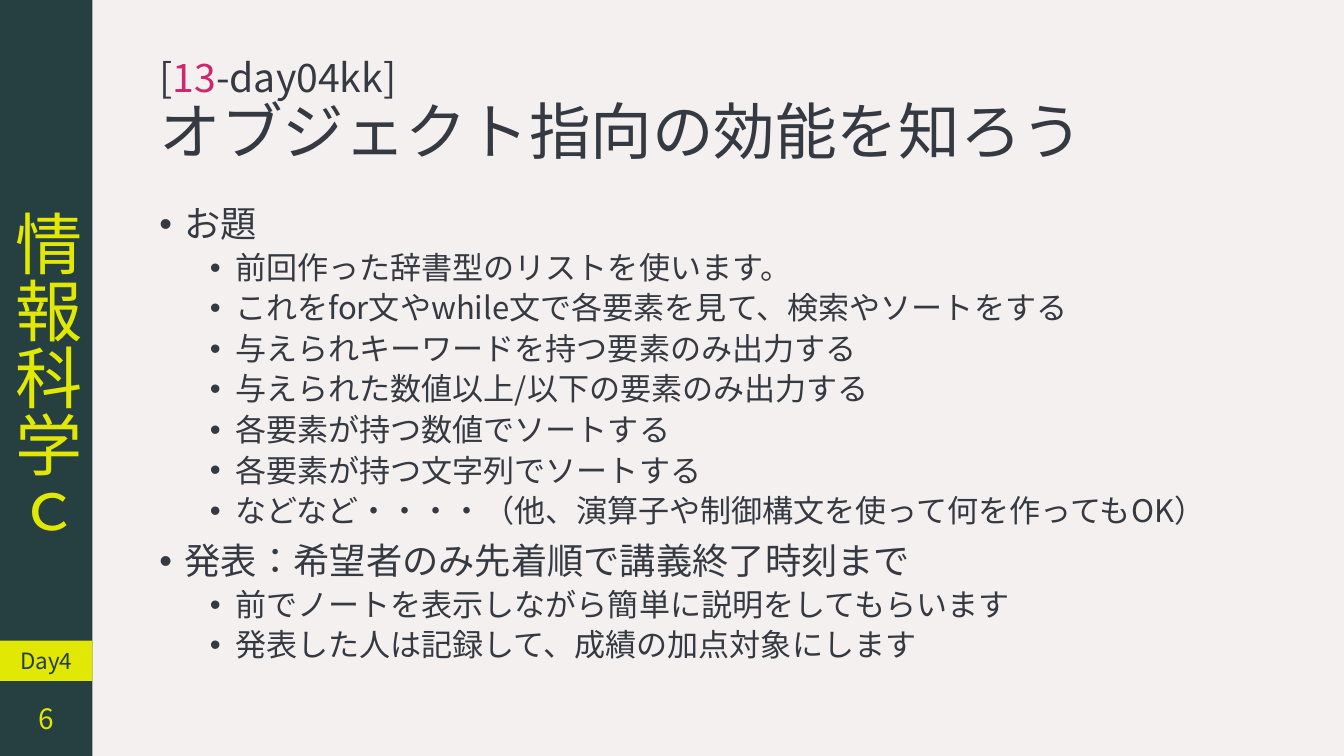
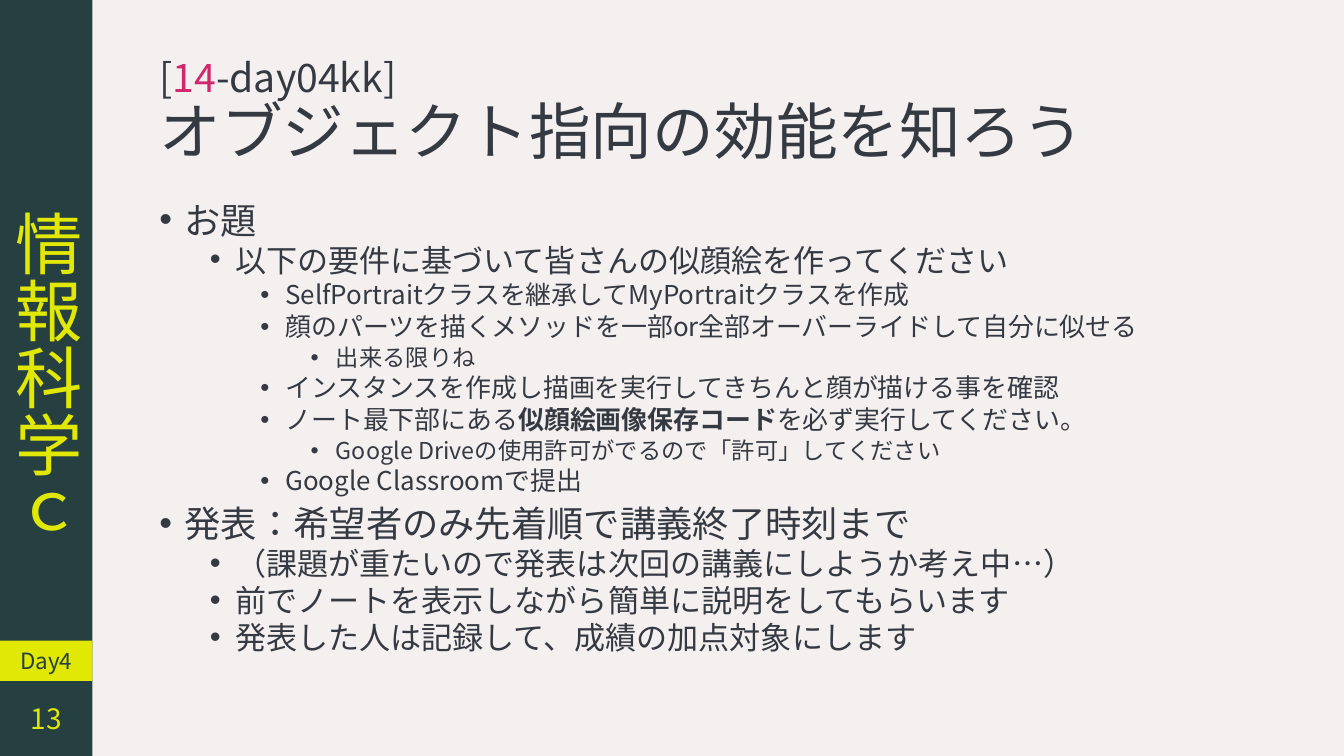
Before and after one commit to YokoyamaLab/PythonBasics, a slide deck: slide 13 of slides/computerScience_day4.pptx (slide 6 before the commit). Drawn at 1344x756 pixels with LibreOffice and Linux fonts; fonts in the diff are those of the drawing. Boxes give left, top, right and bottom in pixels: in the first picture for what was removed or moved away, otherwise in the second. Text is boxed around its words. In the diff, an @@ line names an element or a change of style, - is before the commit and + after.

Commit message:
slide day4

```diff
--- a/slides/computerScience_day4.pptx
+++ b/slides/computerScience_day4.pptx
@@ title at <box>159,60,1084,159</box>: text changed @@
-[13-day04kk]
-オブジェクト指向の効能を知ろう
+[14-day04kk]
+オブジェクト指向の効能を知ろう
@@ text at <box>185,205,1009,652</box>: line spacing 0.9 to 0.8 @@
@@ text at <box>235,246,1137,497</box>: text changed; size 22.2 to 18.5 pt @@
-  • 前回作った辞書型のリストを使います。
-  • これをfor文やwhile文で各要素を見て、検索やソートをする
-  • 与えられキーワードを持つ要素のみ出力する
-  • 与えられた数値以上/以下の要素のみ出力する
-  • 各要素が持つ数値でソートする
-  • 各要素が持つ文字列でソートする
-  • などなど・・・・（他、演算子や制御構文を使って何を作ってもOK）
+  • 以下の要件に基づいて皆さんの似顔絵を作ってください
+    • SelfPortraitクラスを継承してMyPortraitクラスを作成
+    • 顔のパーツを描くメソッドを一部or全部オーバーライドして自分に似せる
+      • 出来る限りね
+    • インスタンスを作成し描画を実行してきちんと顔が描ける事を確認
+    • ノート最下部にある似顔絵画像保存コードを必ず実行してください。
+      • Google Driveの使用許可がでるので「許可」してください
+    • Google Classroomで提出
@@ text at <box>235,548,1074,578</box>: paragraph added @@
+  • （課題が重たいので発表は次回の講義にしようか考え中…）
@@ page number at <box>31,708,62,730</box>: text changed @@
-6
+13
```
Also in this commit, not shown: 4 other slides changed, 7 slides added, 2 other files.
